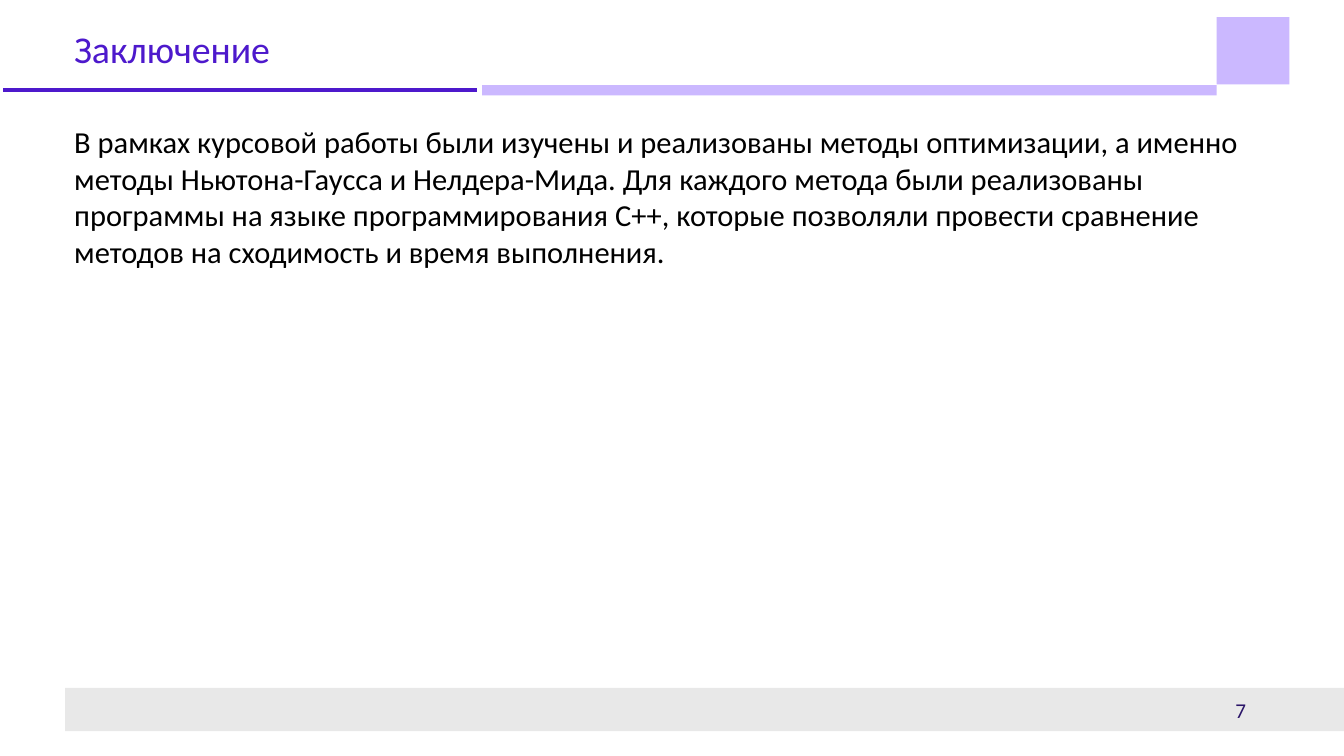
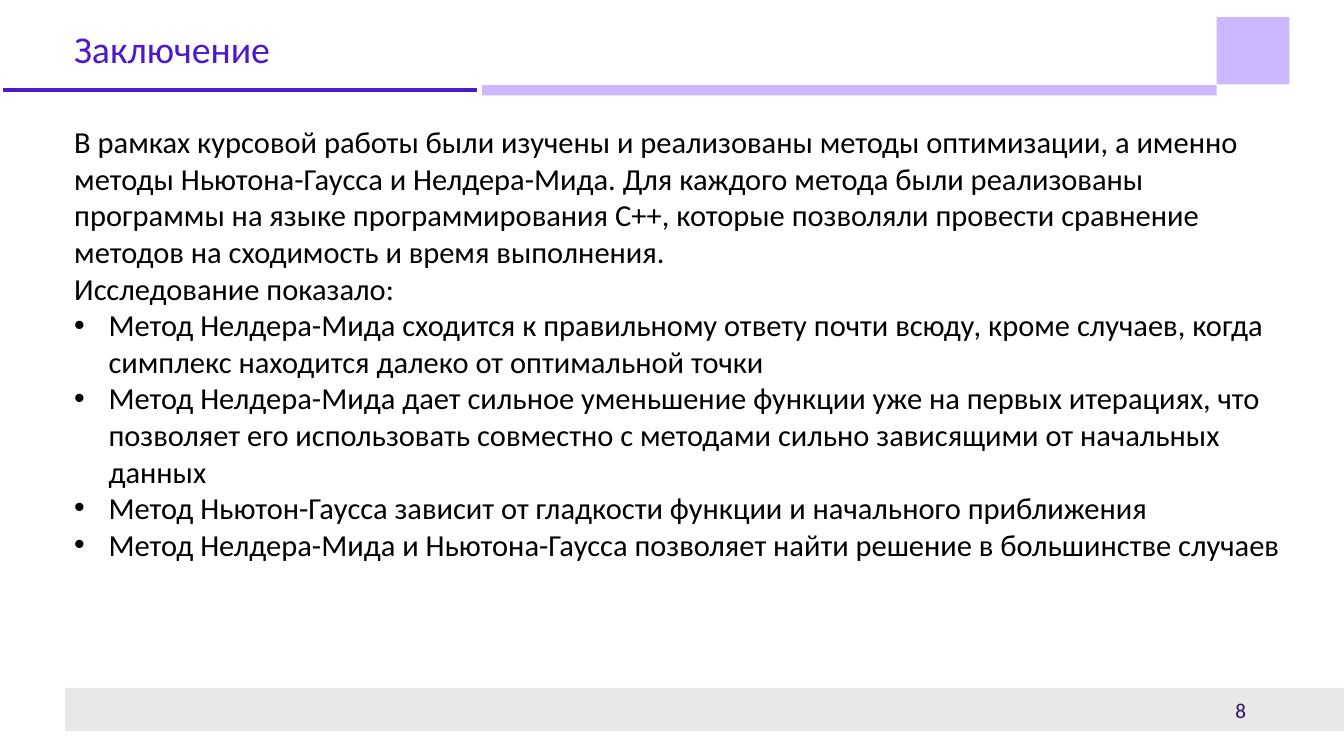
Before and after one commit to Mis-prog/kursovai_5sem, a slide deck: slide 8 of doc/presentation.pptx (slide 7 before the commit). Drawn at 1344x756 pixels with LibreOffice and Linux fonts; fonts in the diff are those of the drawing; background and template pictures are left out. Boxes give left, top, right and bottom in pixels: in the first picture for what was removed or moved away, otherwise in the second. Text is boxed around its words. In the diff, an @@ line names an element or a change of style, - is before the commit and + after.

```diff
--- a/doc/presentation.pptx
+++ b/doc/presentation.pptx
@@ subtitle at <box>74,280,1279,561</box>: paragraphs added @@
+Исследование показало:
+• Метод Нелдера-Мида сходится к правильному ответу почти всюду, кроме случаев, когда симплекс находится далеко от оптимальной точки
+• Метод Нелдера-Мида дает сильное уменьшение функции уже на первых итерациях, что позволяет его использовать совместно с методами сильно зависящими от начальных данных
+• Метод Ньютон-Гаусса зависит от гладкости функции и начального приближения
+• Метод Нелдера-Мида и Ньютона-Гаусса позволяет найти решение в большинстве случаев
@@ page number at <box>1235,703,1246,718</box>: text changed @@
-7
+8
```
Also in this commit, not shown: 3 other slides changed, 1 slide added, 2 other files.
